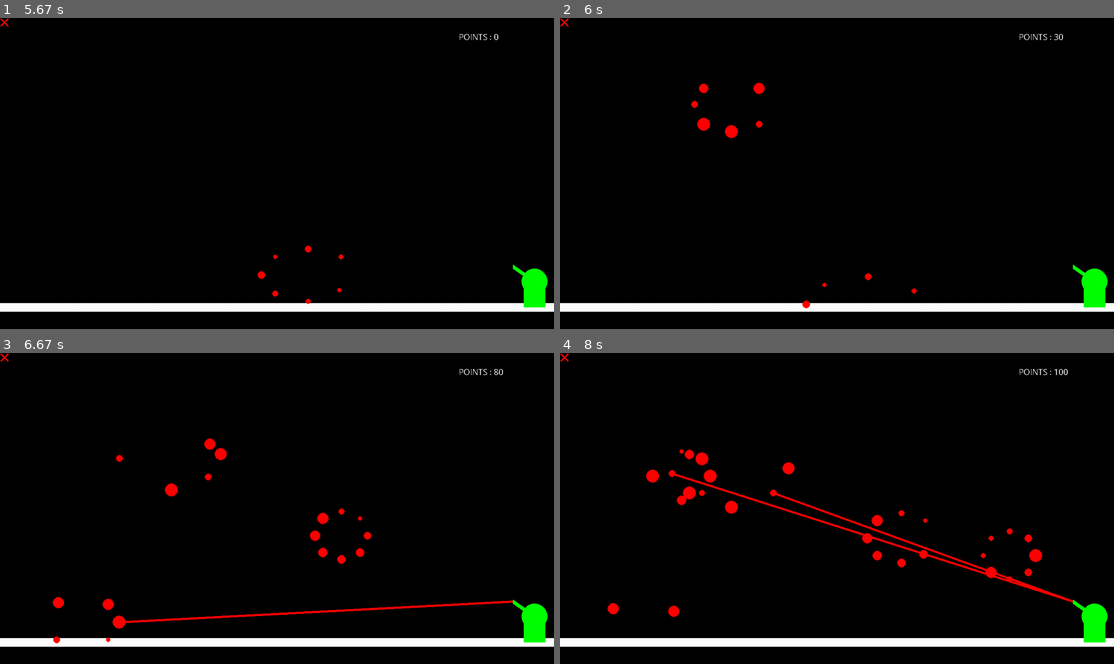
Above: before the commit, frames 1-4 (two rows, left to right).
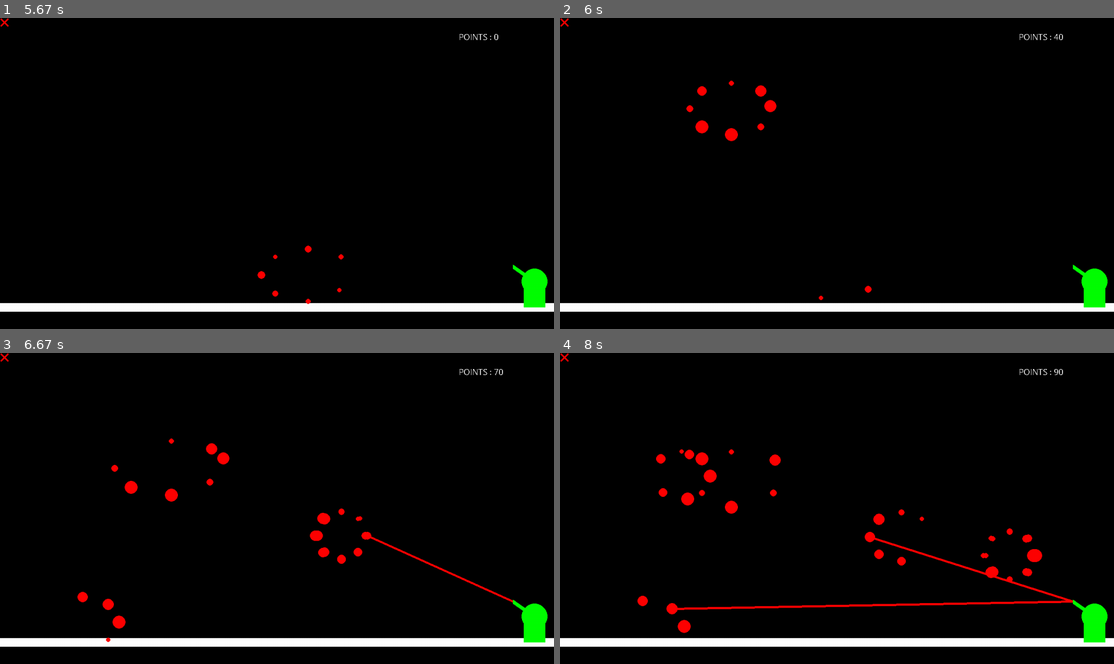
Above: after the commit, the same moments.

Repository: BapL49/projet-1---feu-d-artifices
Game: pygame game, started from main.py
Same seed, same stepped clock (60 frames per second), same inputs: the game is played once before the commit and once after it.
Inputs (mouse positions are in pixels of both pictures, inside the frame that each line leads up to):
- Up to frame 1 (5.67 s): press the mouse at (310, 260) at 5.37 s; move the mouse to (227, 176) at 5.47 s; release the mouse at (144, 92) at 5.6 s
- Up to frame 2 (6 s): click (731, 98) at 5.72 s
- Up to frame 3 (6.67 s): click (83, 617) at 6.05 s; click (343, 536) at 6.38 s
- Up to frame 4 (8 s): click (681, 474) at 6.72 s; click (1008, 555) at 7.05 s; press the mouse at (565, 356) at 7.37 s; move the mouse to (609, 474) at 7.47 s; release the mouse at (659, 592) at 7.6 s

Frame 1 is identical in both runs. In frame 2, 0.5% of the frame differs, in the area x 22-90%, y 5-94%; in frame 3, 1.5%; in frame 4, 2.4%, in the area x 8-93%, y 5-91%.

Commit message:
problème de performance pour la gestion et l'affichage des fleurs

Diff:
--- a/Fleurs.py
+++ b/Fleurs.py
@@ -1,6 +1,31 @@
+import time
 import pygame
-from Division import *
 
 
-class Fleurs :
-    pass
+class Fleurs(pygame.sprite.Sprite):
+    def __init__(self, x, y):
+        super().__init__()
+        # Load images for plant growth stages
+        self.images = [
+        pygame.image.load('image/eggplant\eggplant_1.png'),
+        pygame.image.load('image/eggplant\eggplant_2.png'),
+        pygame.image.load('image/eggplant\eggplant_3.png'),
+        pygame.image.load('image/eggplant\eggplant_4.png'),
+        pygame.image.load('image/eggplant\eggplant_5.png'),
+        pygame.image.load('image/eggplant\eggplant_6.png'),
+        pygame.image.load('image/eggplant\eggplant_7.png'),
+        pygame.image.load('image/eggplant\eggplant_8.png'),
+        pygame.image.load('image/eggplant\eggplant_9.png'),
+        ]
+        self.current_plant_stage = 0  # Variable de croissance pour chaque plante
+        self.image = self.images[self.current_plant_stage]
+        self.rect = self.image.get_rect()
+        self.rect.x = x
+        self.rect.y = y
+
+
+    def grow(self, temps_attente_secondes):
+        if self.current_plant_stage < len(self.images) - 1:
+            self.current_plant_stage += 1
+            self.image = self.images[self.current_plant_stage]
+            time.sleep(temps_attente_secondes)
--- a/main.py
+++ b/main.py
@@ -6,6 +6,12 @@
 from class_Tourelle import *
 import math
 
+
+# Les fonctions et méthodes qui permettent de gérer et d'afficher les fleurs sont désactivées
+# car elles causes des problèmes de performances.
+# Vous pouvez les activer en décommentant le code entre DESACTIVER [ ... ] DESACTIVER.
+
+
 #Initialisation de pygame
 pygame.init()
 info_display=pygame.display.Info() # objet contenant les informations su l'écran
@@ -30,6 +36,23 @@
 
 turret = Tourelle(fenetre) # instance de la classe tourelle
 
+# Create a group for plants
+
+# DESACTIVER [
+
+# plant_group = pygame.sprite.Group()
+
+# def creerFleur(positionX):
+#     new_plant = Fleurs(positionX, limiteSol - 30)
+#     plant_group.add(new_plant)
+
+
+# def gererFleur():
+#     for fleur in plant_group.sprites():
+#         fleur.grow(1)
+#         print(fleur)
+
+# ] desactiver
 
 def fireworkFunction(posY, posX): # crée les instances de la classe division
     centre_cercle = [posX, posY]
@@ -44,6 +67,7 @@
 
 
 
+
 def gererFirework():
     #tri fusion recursif pour trouver le firework le plus proche
     mergeSort(list_fireworks,0,len(list_fireworks)-1,debut_tir)
@@ -58,6 +82,11 @@
 
         # supprime la divison si elle se trouve au dessus de limiteSol
         if firework.positionY >= limiteSol :
+            # DESACTIVER [
+
+            # creerFleur(firework.positionX)
+
+            # ] DESACTIVER
             list_fireworks.remove(firework) # supprime la division concernée
             global points
             points += 10 # ajoute 10 points à chaque division qui touche le sol
@@ -65,6 +94,7 @@
         # supprime la division concernée si elle est touché apr un tir de la tourelle
         if turret.collition == True and turret.firework_touchee in list_fireworks:
             list_fireworks.remove(firework)
+
 
 
 
@@ -108,6 +138,35 @@
     #Boucle Continue de Jeu
     continuer = True
     while continuer :
+        fenetre.fill(NOIR)
+
+
+        #Dessin du sol et du cercle de la tourelle
+        sol = pygame.draw.rect(fenetre, BLANC, (0, limiteSol, LARGEUR_FENETRE, 20))
+        tourelle_square = pygame.draw.rect(fenetre,VERT, (LARGEUR_FENETRE - 70, HAUTEUR_FENETRE - 100, 50, 50))
+        tourrelle_circle = pygame.draw.circle(fenetre, VERT, (LARGEUR_FENETRE - 45 , HAUTEUR_FENETRE - 110 ), circle_radius )
+        pygame.draw.line(fenetre, VERT, (LARGEUR_FENETRE - 95, HAUTEUR_FENETRE - 145), (LARGEUR_FENETRE - 45, HAUTEUR_FENETRE - 110), 10)
+        fenetre.blit(quit_surface,(0,0),)
+
+        # afficher compteur de points
+        font = pygame.font.SysFont('comic Sans MS', 20) # initialise la police d'écriture
+        # initialisation de la position et du contenu du compteur
+        compteur = font.render(f'POINTS : {points}', False, (255, 255, 255))
+
+        # affiche le compteur
+        fenetre.blit(compteur, (LARGEUR_FENETRE - 220, 30))
+
+        # permet d'afficher les fleurs
+        # DESACTIVER [
+
+        # plant_group.draw(fenetre)
+        # plant_group.update()
+
+        # ] DESACTIVER
+
+        pygame.display.flip()
+
+
         for event in pygame.event.get():
             if event.type == QUIT:
                 continuer = False
@@ -125,32 +184,22 @@
                         fireworkFunction(event.pos[1], event.pos[0])
 
 
-        fenetre.fill(NOIR)
-
-        #Dessin du sol et du cercle de la tourelle
-        sol = pygame.draw.rect(fenetre, BLANC, (0, limiteSol, LARGEUR_FENETRE, 20))
-        tourelle_square = pygame.draw.rect(fenetre,VERT, (LARGEUR_FENETRE - 70, HAUTEUR_FENETRE - 100, 50, 50))
-        tourrelle_circle = pygame.draw.circle(fenetre, VERT, (LARGEUR_FENETRE - 45 , HAUTEUR_FENETRE - 110 ), circle_radius )
-        pygame.draw.line(fenetre, VERT, (LARGEUR_FENETRE - 95, HAUTEUR_FENETRE - 145), (LARGEUR_FENETRE - 45, HAUTEUR_FENETRE - 110), 10)
-        fenetre.blit(quit_surface,(0,0),)
-
         #position de debut du tir
         global debut_tir
         debut_tir=(LARGEUR_FENETRE - 95, HAUTEUR_FENETRE - 145)
 
-        # afficher compteur de points
-        font = pygame.font.SysFont('comic Sans MS', 20) # initialise la police d'écriture
-        # initialisation de la position et du contenu du compteur
-        compteur = font.render(f'POINTS : {points}', False, (255, 255, 255))
-
-        # affiche le compteur
-        fenetre.blit(compteur, (LARGEUR_FENETRE - 220, 30))
-        pygame.display.flip()
 
         # permet d'actualiser la position des divisions et de les supprimer
         if len(list_fireworks) > 0:
             gererFirework()
 
+        # permet d'actualiser l'état de la fleur
+        # DESACTIVER [
+
+        # if len(plant_group) > 0:
+        #     gererFleur()
+
+        # ] DESACTIVER
 
         pygame.time.Clock().tick(30)
     pygame.quit()
Not shown, changed: README.md
Binary file added: image/eggplant/eggplant_1.png
Binary file added: image/eggplant/eggplant_2.png
Binary file added: image/eggplant/eggplant_3.png
Binary file added: image/eggplant/eggplant_4.png
Binary file added: image/eggplant/eggplant_5.png
Binary file added: image/eggplant/eggplant_6.png
Binary file added: image/eggplant/eggplant_7.png
Binary file added: image/eggplant/eggplant_8.png
Binary file added: image/eggplant/eggplant_9.png
Not shown, changed: Documentation_projet.docx
